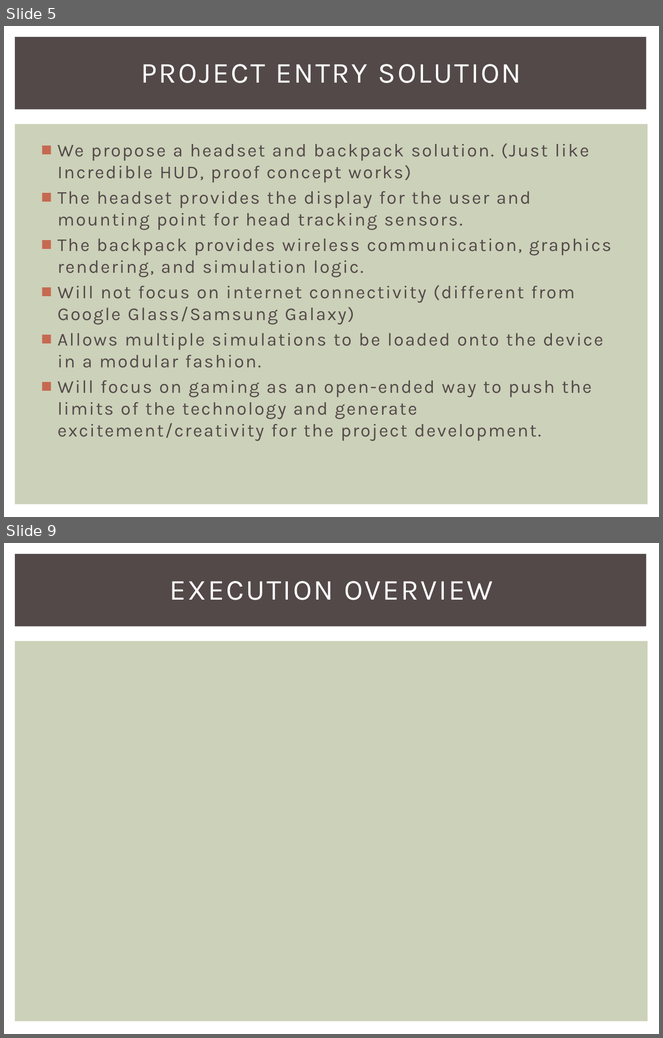
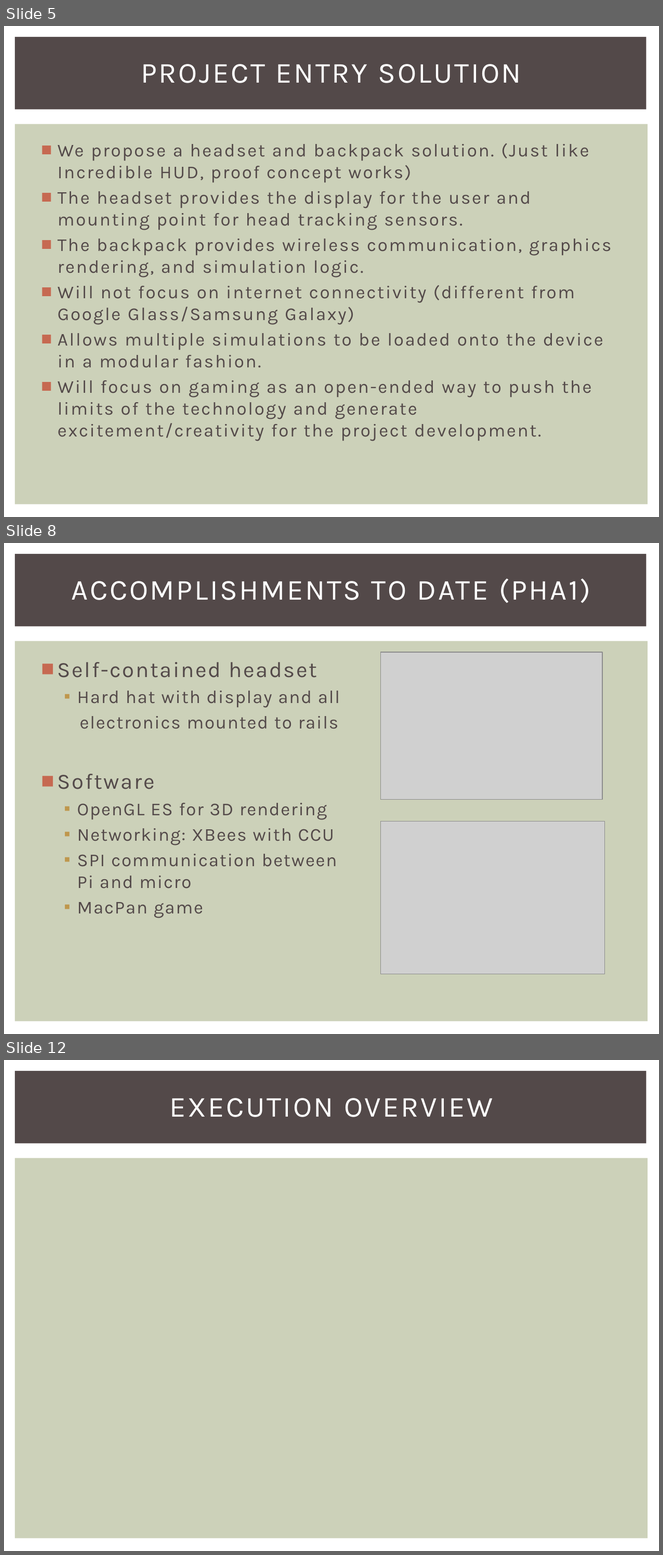
Before and after one commit to snowpuppy/augreality, a slide deck: doc/AugRealityMidReview.pptx. Shown one above the other, each under a label of ours: slides 5 and 9 before the commit, slides 5, 8 and 12 after it; the slides between them are not shown. The pictures are 663x1038 and 663x1555 pixels, drawn with LibreOffice and Linux fonts; fonts in the diff are those of the drawing; grey boxes stand for pictures. Boxes give left, top, right and bottom in pixels: in the first picture for what was removed or moved away, otherwise in the second. Text is boxed around its words. In the diff, an @@ line names an element or a change of style, - is before the commit and + after.

```diff
--- a/doc/AugRealityMidReview.pptx
+++ b/doc/AugRealityMidReview.pptx
@@ slide 8 added at [4, 543, 659, 1034], background #FFFFFF; not listed: 2 template elements that a slide beside it also shows @@
@@ title added at [72, 578, 591, 603], 32 pt, text #FFFFFF @@
+ACCOMPLISHMENTS TO DATE (PHA1)
@@ text added at [58, 662, 340, 918], 20 pt, text #534949 @@
+■ Self-contained headset
+  ▪ Hard hat with display and all
+  electronics mounted to rails
+■ Software
+  ▪ OpenGL ES for 3D rendering
+  ▪ Networking: XBees with CCU
+  ▪ SPI communication between
+    Pi and micro
+  ▪ MacPan game
@@ picture added at [380, 652, 603, 800] @@
@@ picture added at [380, 822, 605, 974] @@
@@ what was slide 9 is now slide 12 @@
```
Also in this commit, not shown: 4 slides changed, 4 other slides added, 2 slides removed, 9 other files.
